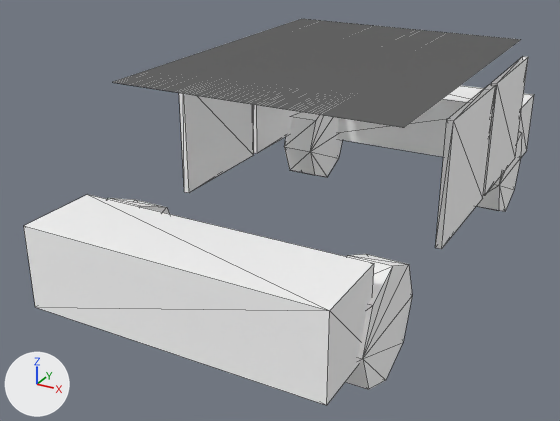
The glTF model crates/jj-contracts/tests/fixtures/vehicle/tri-budget/toy.lod2.glb, before and after one commit.
The view is the same before and after, from a 50 mm lens placed at (2.11, -4.63, 2.54), pointed at (-0.27, -0.31, 0.37). Every picture has the same lights, and +X, +Y and +Z are marked at lower left. The older version comes first. Mesh edges are drawn as thin lines. Where no turn or scale is listed for an object, it has been applied to the vertices.

The first picture shows 'back', 'core', 'door_FL', 'door_FR', 'door_RL', 'door_RR', 'front', 'wheel_FR', 'wheel_RL', 'wheel_RR' and 1 more.
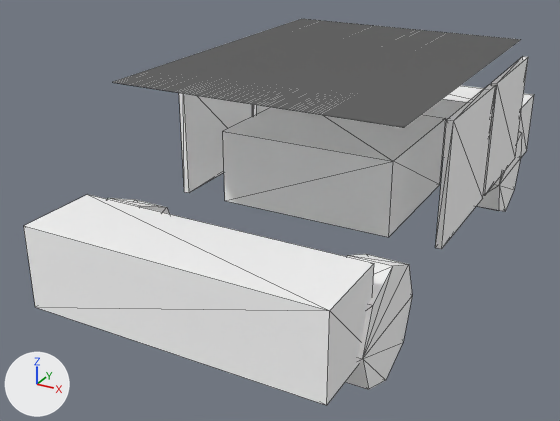
Changed parts and their boxes (x1, y1, x2, y2) in the pictures (560 x 421 px):
```json
{"object": "interior_cabin", "change": "added", "after": [223, 107, 446, 237]}
{"object": "back", "change": "unchanged, covered by the edit", "before": [337, 85, 534, 157], "after": [421, 85, 534, 157]}
{"object": "wheel_RL", "change": "unchanged, covered by the edit", "before": [284, 111, 342, 177]}
{"object": "door_RL", "change": "unchanged, covered by the edit", "before": [253, 104, 296, 153], "after": [253, 104, 270, 116]}
```

Edits to the scene script, one JSON object a line:
```json
{"op": "add", "block": "me_mesh_11", "code": ["me_mesh_11 = bpy.data.meshes.new('Mesh_11')", "me_mesh_11.from_pydata(...)  # a box spanning x -0.6..0.6, y -0.5..0.5, z 0.45..0.95", "me_mesh_11.materials.append(mat_atlas)  # white #ffffff"]}
{"op": "add", "block": "ob_interior_cabin", "code": ["ob_interior_cabin = bpy.data.objects.new('interior_cabin', me_mesh_11)", "ob_interior_cabin.location = (0.0, 0.0, 0.0)"]}
```
